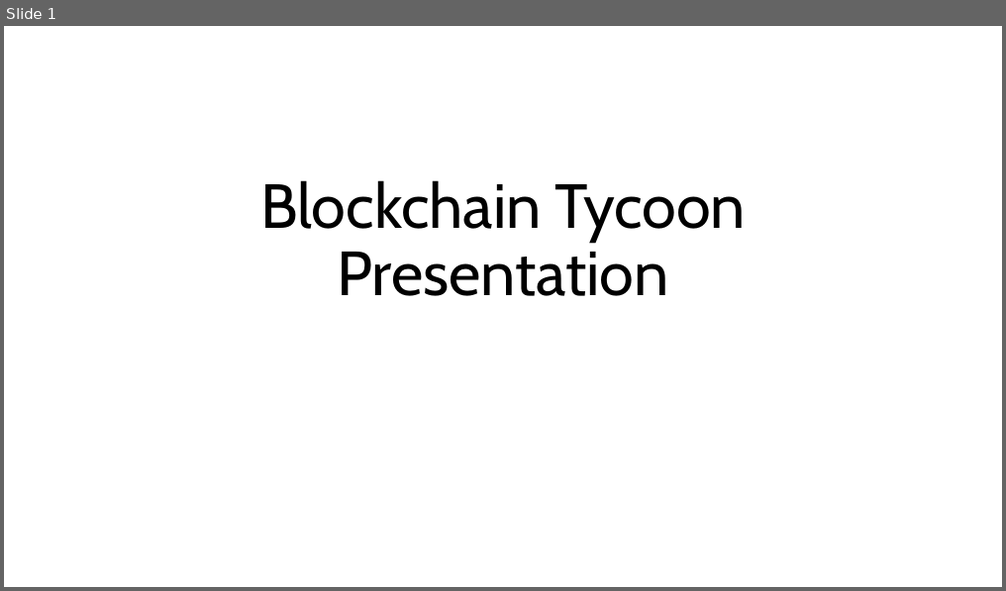
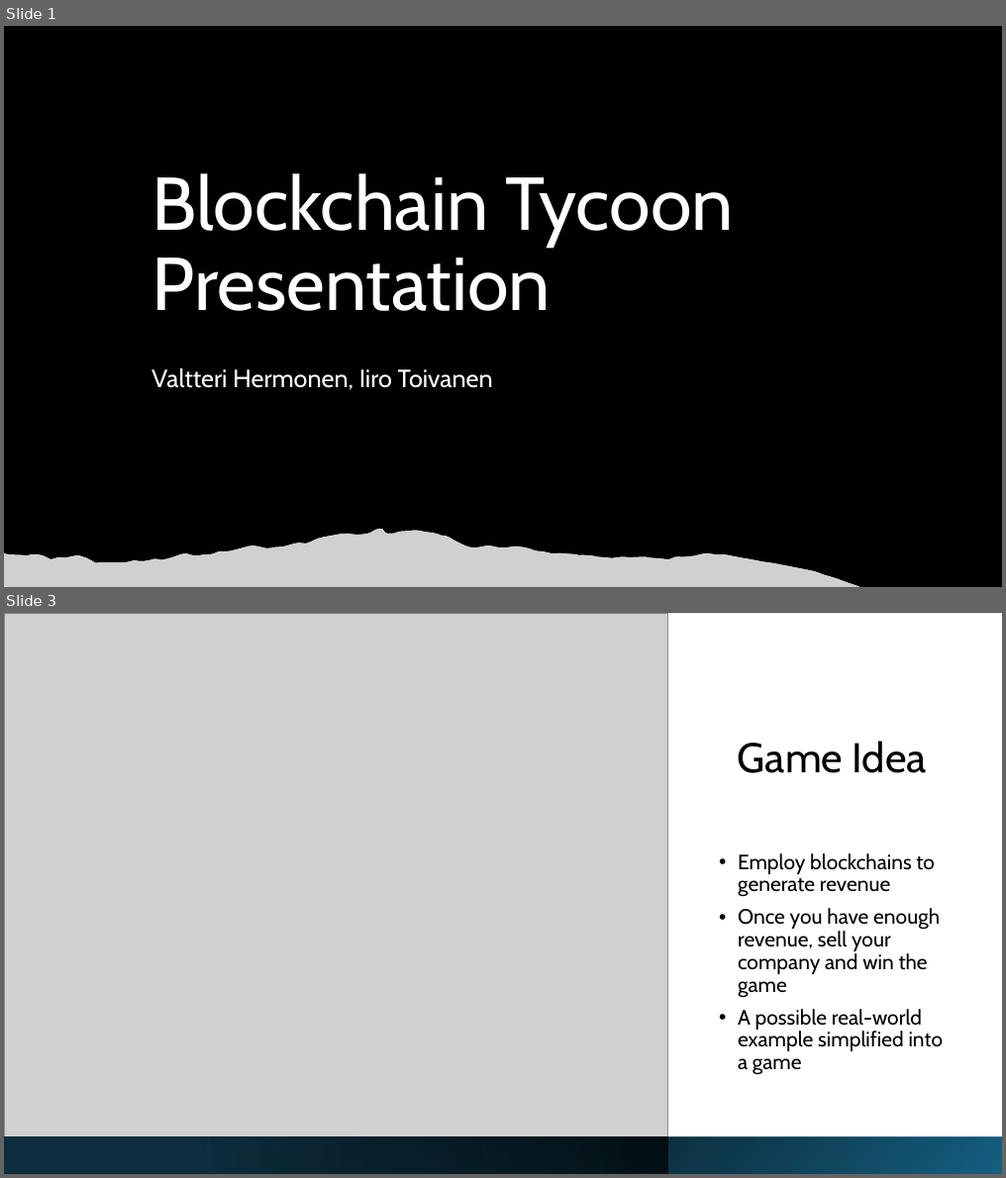
Before and after one commit to fijiro/Blockchain-Tycoon, a slide deck: src/main/resources/Blockchain Tyccoon Presentation.pptx. Shown one above the other, each under a label of ours: slide 1 before the commit, slides 1 and 3 after it; the slides between them are not shown. The pictures are 1006x591 and 1006x1178 pixels, drawn with LibreOffice and Linux fonts; fonts in the diff are those of the drawing; grey boxes stand for pictures; background and template pictures are left out. Boxes give left, top, right and bottom in pixels: in the first picture for what was removed or moved away, otherwise in the second. Text is boxed around its words. In the diff, an @@ line names an element or a change of style, - is before the commit and + after.

```diff
--- a/src/main/resources/Blockchain Tyccoon Presentation.pptx
+++ b/src/main/resources/Blockchain Tyccoon Presentation.pptx
@@ slide 3 added at bbox=[4, 613, 1002, 1174], background #FFFFFF @@
@@ picture added at bbox=[4, 613, 668, 1138] @@
@@ title added at bbox=[738, 741, 927, 773], 40 pt, text #000000 @@
+Game Idea
@@ text added at bbox=[738, 854, 944, 1075], 20 pt, text #000000 @@
+• Employ blockchains to generate revenue
+• Once you have enough revenue, sell your company and win the game
+• A possible real-world example simplified into a game
@@ rectangle added at bbox=[4, 1138, 1002, 1174], fill gradient #000000 to #156082 @@
@@ rectangle added at bbox=[4, 1138, 668, 1174], fill gradient #104862 to #000000 @@
@@ slide 1 changed as well @@
@@ rectangle added at bbox=[4, 26, 1002, 587], fill #000000 @@
@@ title "Blockchain Tycoon Presentation": place and size @@
-title "Blockchain Tycoon Presentation" at bbox=[260, 180, 746, 296]
+title "Blockchain Tycoon Presentation" at bbox=[152, 174, 735, 311]
@@ title "Blockchain Tycoon Presentation" at bbox=[152, 174, 735, 311]: size 60 to 72 pt, text colour #000000 to #FFFFFF; alignment centre to left @@
@@ subtitle added at bbox=[152, 369, 493, 390], 24 pt, text #FFFFFF @@
+Valtteri Hermonen, Iiro Toivanen
@@ freeform shape added at bbox=[4, 529, 859, 587], fill #FFFFFF @@
@@ picture added at bbox=[4, 529, 859, 587] @@
```
Also in this commit, not shown: 3 other slides added.
